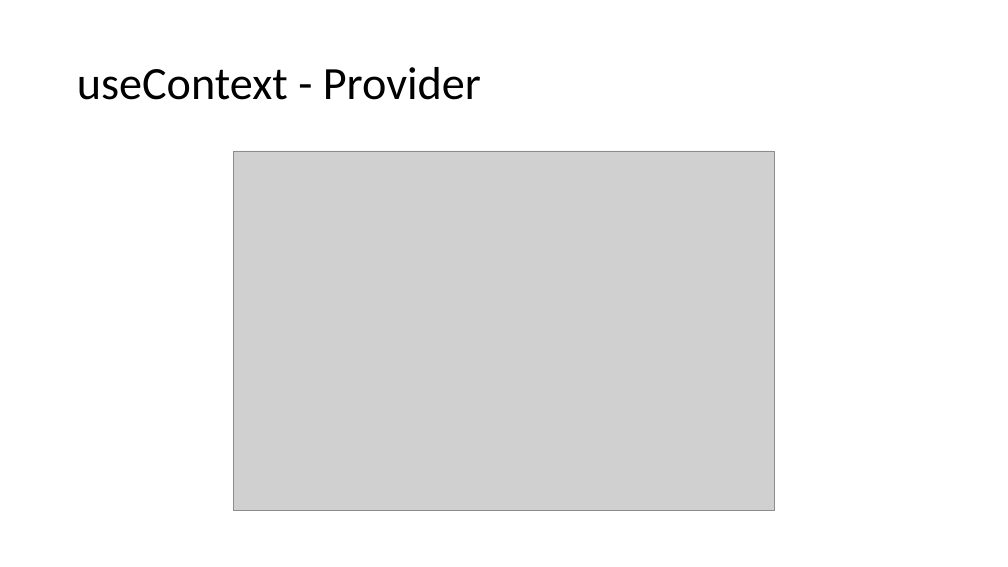
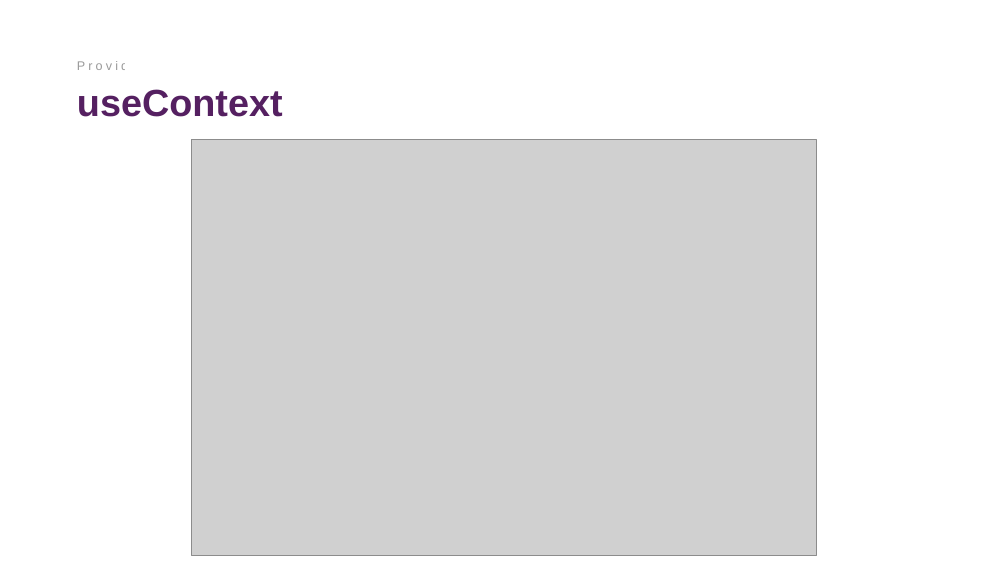
Before and after one commit to davidlambl/Lunch-and-Learns, a slide deck: slide 14 of Powerpoint Deck/React-State-Management.pptx. Drawn at 1008x567 pixels with LibreOffice and Linux fonts; fonts in the diff are those of the drawing; grey boxes stand for pictures. Boxes give left, top, right and bottom in pixels: in the first picture for what was removed or moved away, otherwise in the second. Text is boxed around its words. In the diff, an @@ line names an element or a change of style, - is before the commit and + after.

```diff
--- a/Powerpoint Deck/React-State-Management.pptx
+++ b/Powerpoint Deck/React-State-Management.pptx
@@ title "useContext" at <box>77,89,283,117</box>: vertical alignment middle to top @@
@@ title at <box>77,89,283,117</box>: text changed; size 44 to 36 pt; font Calibri to Arial; text colour #000000 to #552061; bold on @@
-useContext - Provider
+useContext
@@ text added at <box>77,61,146,70</box>, 12 pt, text #000000 at 40% opacity @@
+Provider
@@ picture: place and size @@
-picture at <box>234,151,774,511</box>
+picture at <box>192,139,817,555</box>
```
Also in this commit, not shown: 5 other slides changed, 3 slides added, 2 slides removed, 23 other files.
